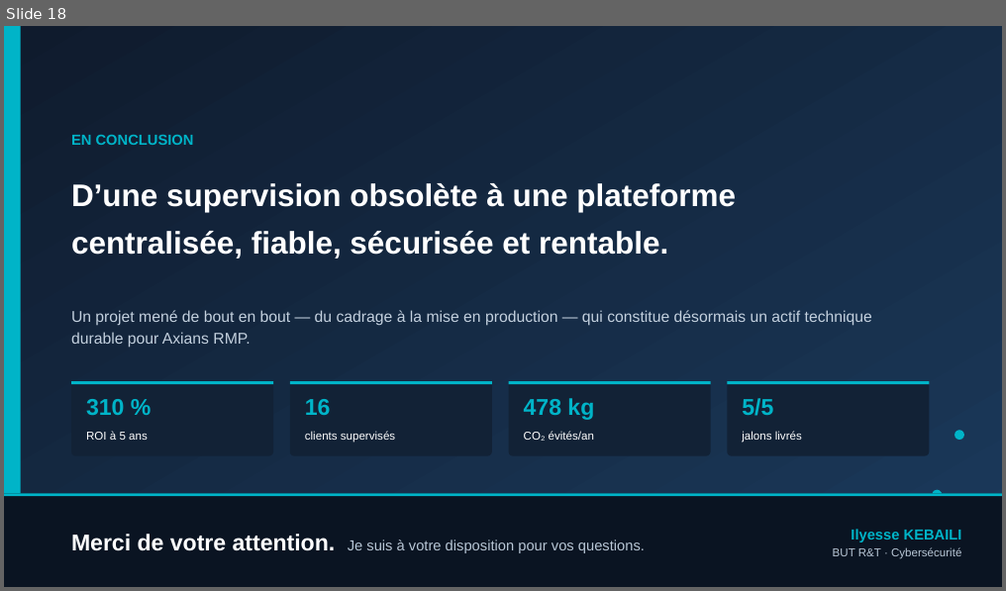
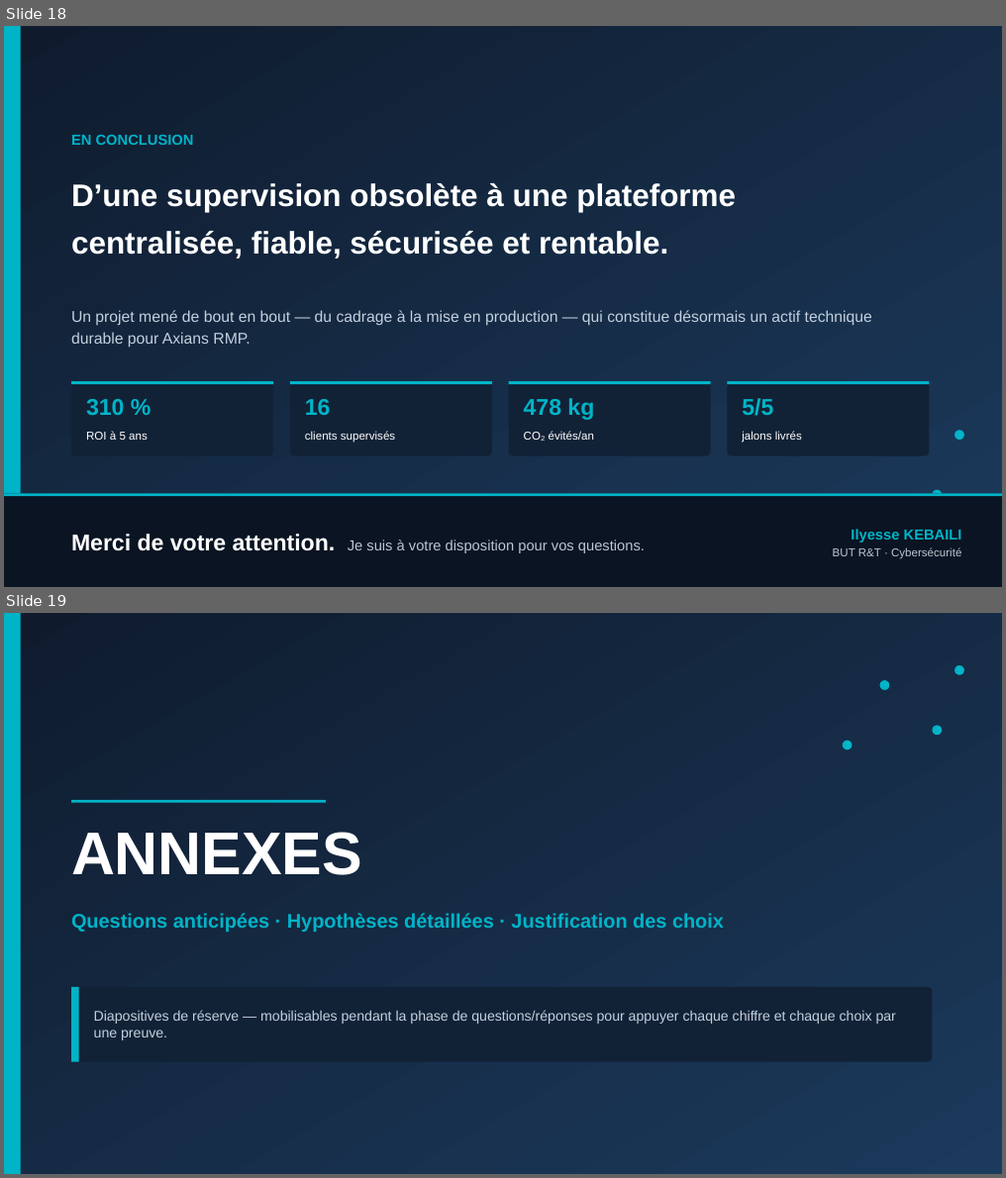
Before and after one commit to Ilyesse26100/Soutenance, a slide deck: Soutenance_Aphelie_Ilyesse_Kebaili.pptx. Shown one above the other, each under a label of ours: slide 18 before the commit, slides 18 and 19 after it. The pictures are 1006x591 and 1006x1178 pixels, drawn with LibreOffice and Linux fonts; fonts in the diff are those of the drawing. Boxes give left, top, right and bottom in pixels: in the first picture for what was removed or moved away, otherwise in the second. Text is boxed around its words. In the diff, an @@ line names an element or a change of style, - is before the commit and + after.

```diff
--- a/Soutenance_Aphelie_Ilyesse_Kebaili.pptx
+++ b/Soutenance_Aphelie_Ilyesse_Kebaili.pptx
@@ slide 19 added at box(4, 613, 1002, 1174), background #FFFFFF @@
@@ rectangle added at box(4, 613, 1002, 1174), fill gradient #0F1B2D to #1B3A5C @@
@@ rectangle added at box(4, 613, 21, 1174), fill #00B4C8 @@
@@ ellipse added at box(954, 665, 964, 675), fill #00B4C8 @@
@@ ellipse added at box(880, 680, 890, 690), fill #00B4C8 @@
@@ ellipse added at box(933, 725, 943, 735), fill #00B4C8 @@
@@ ellipse added at box(843, 741, 852, 750), fill #00B4C8 @@
@@ rectangle added at box(71, 800, 326, 802), fill #00B4C8 @@
@@ text added at box(71, 832, 362, 875), 58 pt, text #FFFFFF, bold @@
+ANNEXES
@@ text added at box(71, 913, 724, 932), 19 pt, text #00B4C8, bold @@
+Questions anticipées · Hypothèses détaillées · Justification des choix
@@ rounded rectangle added at box(71, 987, 933, 1062), fill #122236 @@
@@ rectangle added at box(71, 987, 79, 1062), fill #00B4C8 @@
@@ text added at box(94, 1010, 896, 1041), 13.5 pt, text #C3D0DE @@
+Diapositives de réserve — mobilisables pendant la phase de questions/réponses pour appuyer chaque chiffre et chaque choix par une preuve.
```
Also in this commit, not shown: 1 slide changed, 5 other slides added, 2 other files.
